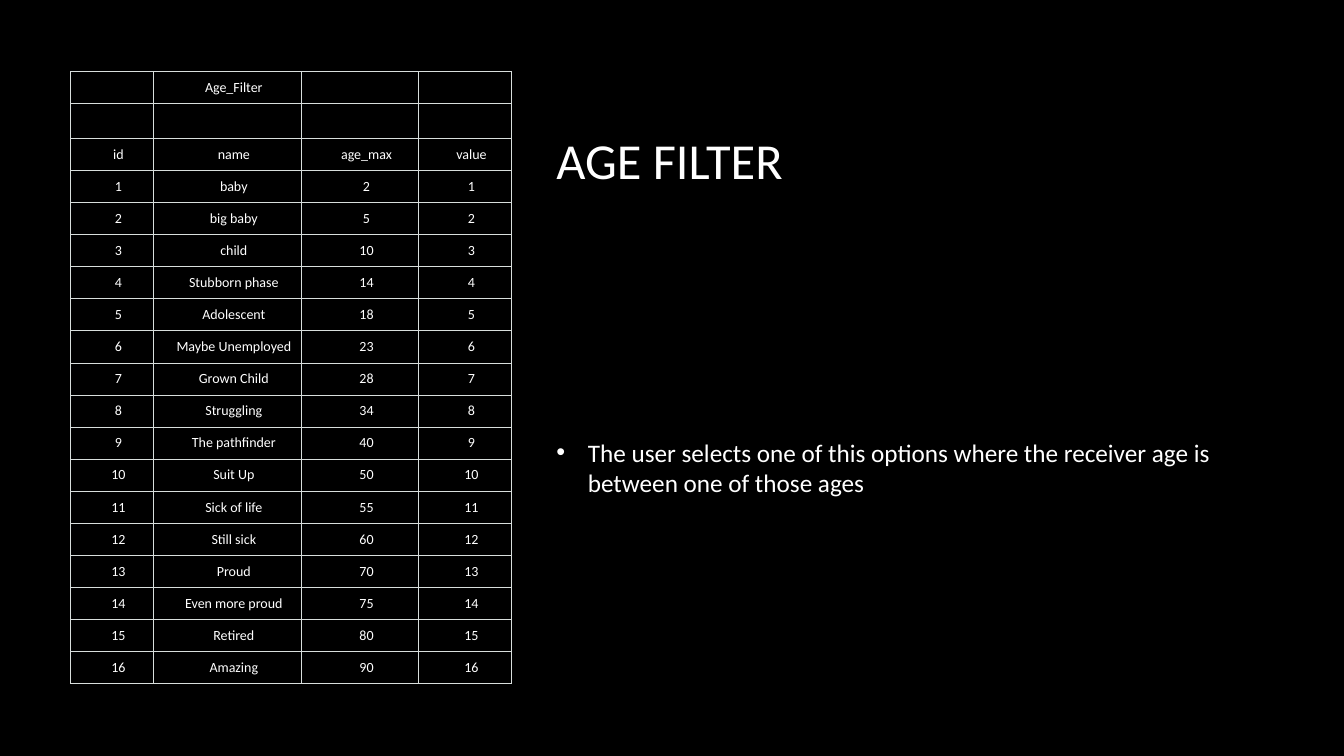
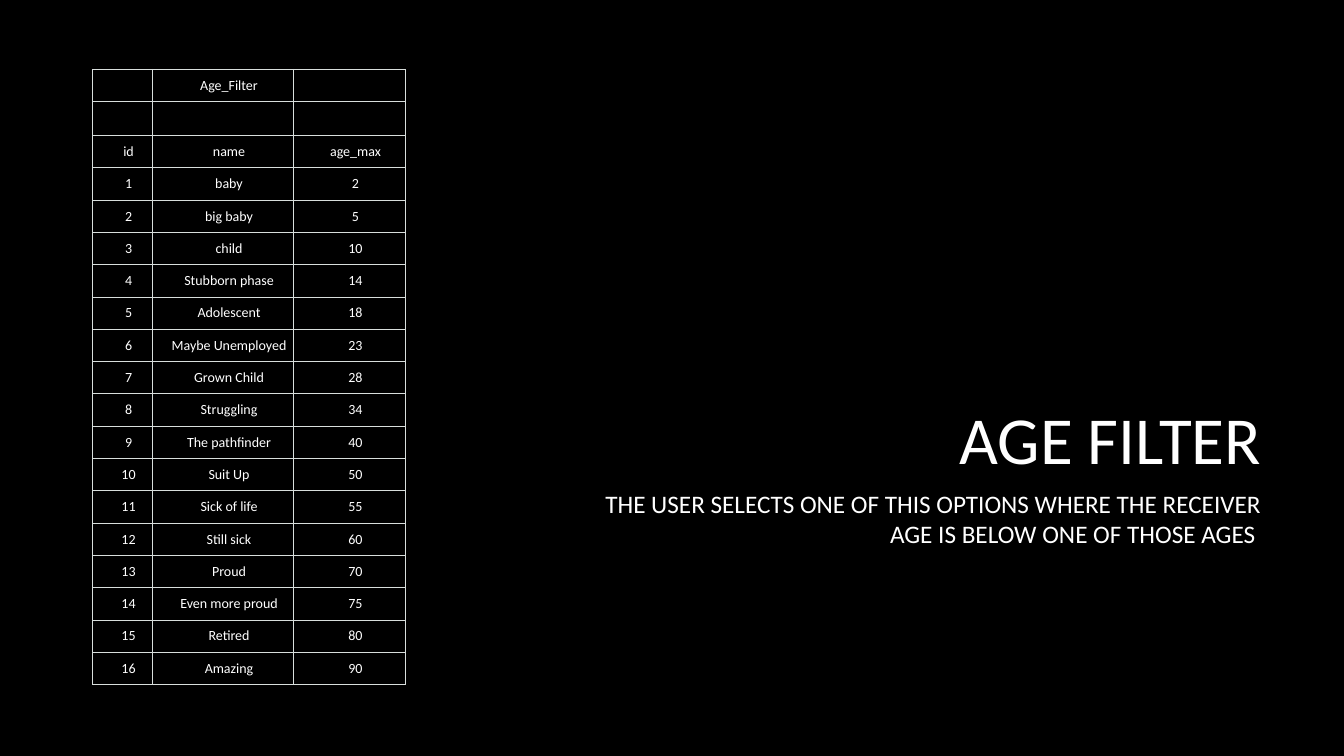
Before and after one commit to lmaia-22/gift_finder, a slide deck: slide 7 of DOCS/gift-finder.pptx. Drawn at 1344x756 pixels with LibreOffice and Linux fonts; fonts in the diff are those of the drawing; background and template pictures are left out. Boxes give left, top, right and bottom in pixels: in the first picture for what was removed or moved away, otherwise in the second. Text is boxed around its words. In the diff, an @@ line names an element or a change of style, - is before the commit and + after.

```diff
--- a/DOCS/gift-finder.pptx
+++ b/DOCS/gift-finder.pptx
@@ table at bbox=[93, 70, 405, 686] @@
-column 4:  |  | value | 1 | 2 | 3 | 4 | 5 | 6 | 7 | 8 | 9 | 10 | 11 | 12 | 13 | 14 | 15 | 16
@@ table: place and size @@
-table at bbox=[71, 72, 511, 685]
+table at bbox=[93, 70, 405, 686]
@@ title "AGE FILTER": place and size @@
-title "AGE FILTER" at bbox=[556, 146, 783, 180]
+title "AGE FILTER" at bbox=[959, 420, 1261, 465]
@@ title "AGE FILTER" at bbox=[959, 420, 1261, 465]: size 36 to 48 pt; alignment left to right; vertical alignment middle to bottom @@
@@ text "THE USER SELECTS ONE OF ..." at bbox=[605, 496, 1261, 543]: vertical alignment middle to top @@
@@ text at bbox=[605, 496, 1261, 543]: text changed @@
-• The user selects one of this options where the receiver age is between one of those ages
+THE USER SELECTS ONE OF THIS OPTIONS WHERE THE RECEIVER AGE IS BELOW ONE OF THOSE AGES
```
Also in this commit, not shown: 10 other slides changed, 3 slides added, 1 slide removed, 1 other file.
